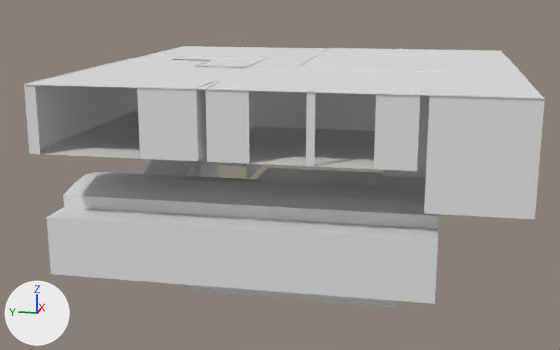
Before and after pictures for a commit that changed the Blender file Assets/models/blendFiles/new_journey_home.blend.
Rendered twice from a 50 mm lens placed at (-44.8, -6.7, 23.5), pointed at (2.9, 2.9, 11.5). Arrows for +X, +Y and +Z are at lower left; the lights stay in place.

The scene before the commit, as lines of its bpy script (objects in view):
```python
me_plane_002 = bpy.data.meshes.new('Plane.002')
me_plane_002.from_pydata(...)  # 522 vertices, 428 faces, 2 loose edges; spans x -8.7..16.8, y -9.6..15.4, z -8.3..3.2
me_plane_005 = bpy.data.meshes.new('Plane.005')
me_plane_005.from_pydata([(-12.7, -12.5, 0.0), (12.7, -12.5, 0.0), (-12.7, 12.5, 0.0), (12.7, 12.5, 0.0)], [], [(0, 2, 3, 1)])
ob_plane = bpy.data.objects.new('Plane', me_plane_002)
ob_plane.location = (-0.47, -1.8, 15.46)
ob_plane_001 = bpy.data.objects.new('Plane.001', me_plane_005)
ob_plane_001.location = (3.55, 1.07, 18.57)
```
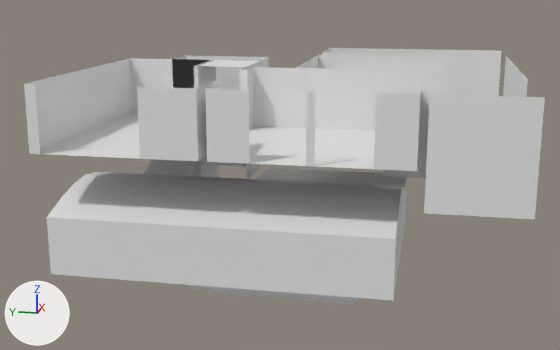
Where the change shows, as pixel boxes [x1, y1, x2, y2] in the pictures (560 x 350 px):
'Plane', reshaped
    before: [24, 48, 545, 307]
    after: [24, 48, 545, 304]
'Plane.001', hidden
    before: [29, 46, 544, 99]
part 1 of me_plane_002, cut back
    before: [48, 57, 439, 307]
    after: [47, 57, 407, 304]

What changed in the scene script:
```text
Change me_plane_002:
    used by ob_plane; location = (-0.47, -1.8, 15.46)
    remove me_plane_002.from_pydata(...)  # 522 vertices, 428 faces, 2 loose edges; spans x -8.7..16.8, y -9.6..15.4, z -8.3..3.2
    add me_plane_002.from_pydata(...)  # 468 vertices, 385 faces, 1 loose edge; spans x -8.7..16.8, y -9.6..15.4, z -8.3..3.2
    me_plane_002 part 1
    69 vertices are removed from x -8.6..8.1, y -5.3..14.9, z -7.4..3.2
    115 faces are deleted
    1 loose edge is deleted
    4 vertices in x -6.2..-0.7, y -3.3, z -8.3..-7.5 move by (0.0, 2.0, 0.0)
    15 new vertices lie (0.0, -7.2, 0.0) away from vertices in x -8.2..5.3, y 5.9, z -7.4..-2.8
    72 new faces join them
Change ob_plane_001:
    add ob_plane_001.hide_set(True)
```
